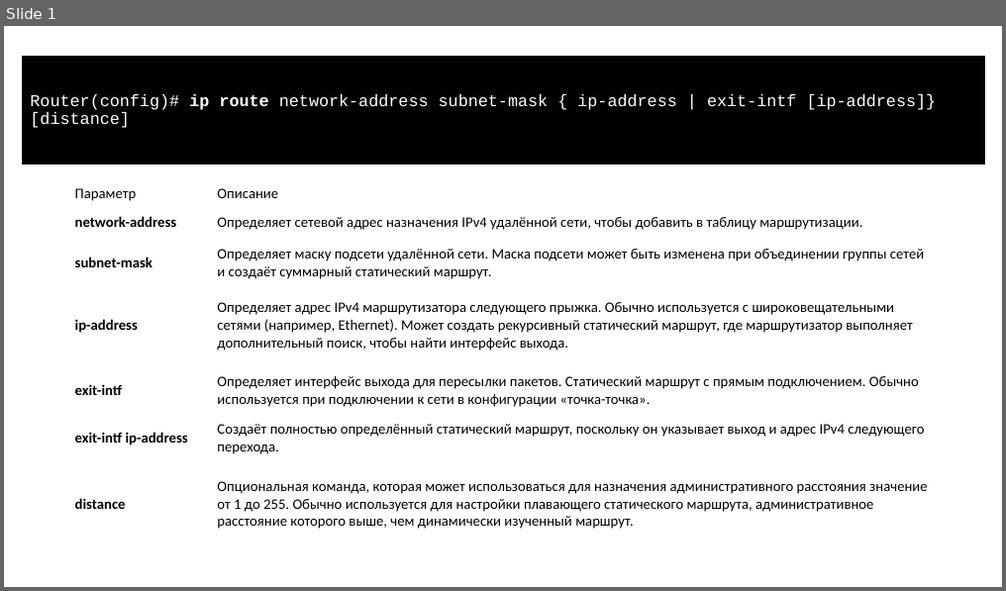
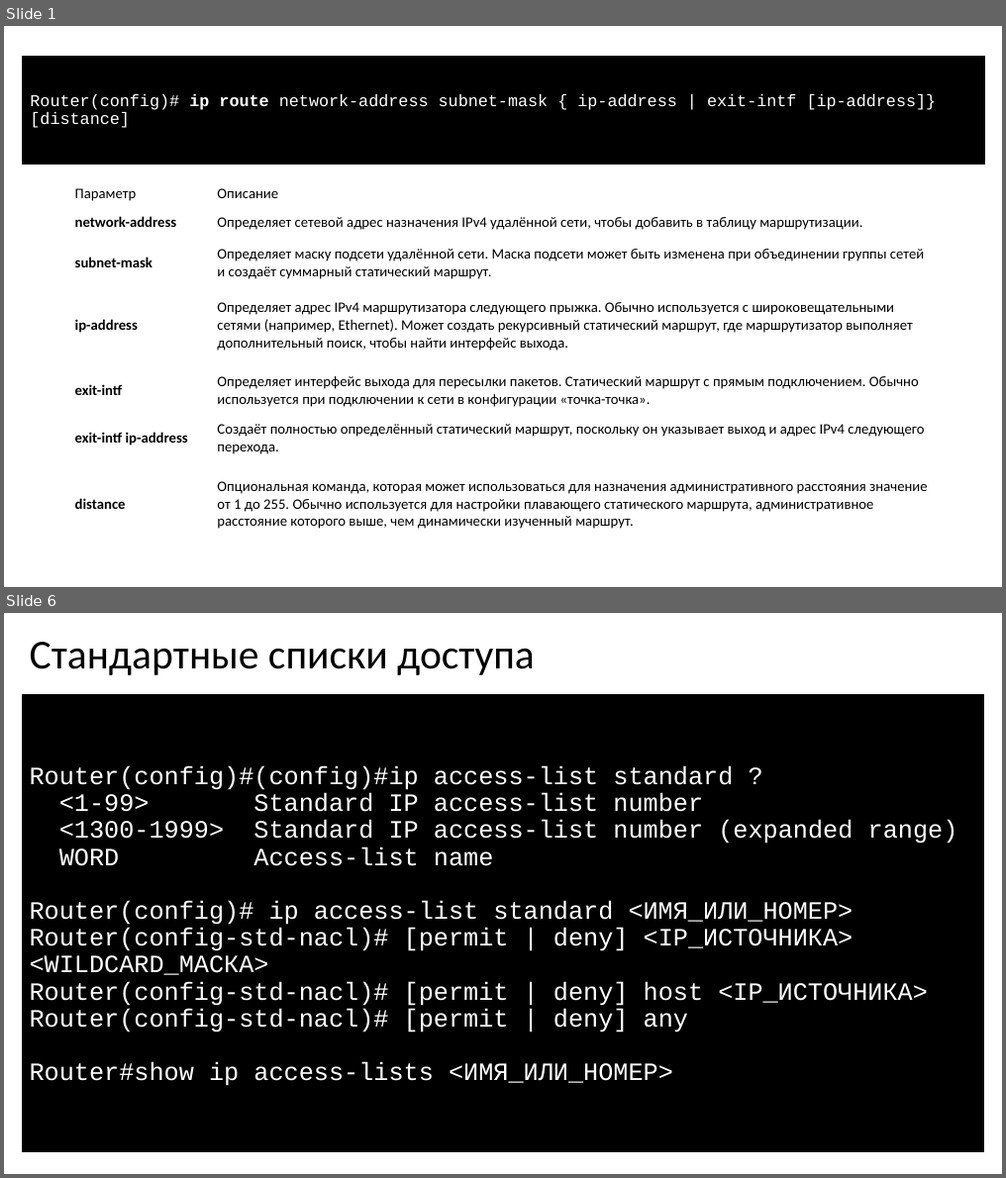
Before and after one commit to gas533/itn, a slide deck: 1.10 Practice/1.10 Practice.pptx. Shown one above the other, each under a label of ours: slide 1 before the commit, slides 1 and 6 after it; the slides between them are not shown. The pictures are 1006x591 and 1006x1178 pixels, drawn with LibreOffice and Linux fonts; fonts in the diff are those of the drawing. Boxes give left, top, right and bottom in pixels: in the first picture for what was removed or moved away, otherwise in the second. Text is boxed around its words. In the diff, an @@ line names an element or a change of style, - is before the commit and + after.

```diff
--- a/1.10 Practice/1.10 Practice.pptx
+++ b/1.10 Practice/1.10 Practice.pptx
@@ slide 6 added at bbox=[4, 613, 1002, 1174], background #FFFFFF @@
@@ title added at bbox=[30, 642, 535, 675], 39.6 pt, text #000000 @@
+Стандартные списки доступа
@@ rectangle added at bbox=[22, 694, 985, 1153], fill #000000, outline #000000 0.75 pt, 24 pt, text #FFFFFF @@
+Router(config)#(config)#ip access-list standard ?
+<1-99> Standard IP access-list number
+<1300-1999> Standard IP access-list number (expanded range)
+WORD Access-list name
+Router(config)# ip access-list standard <ИМЯ_ИЛИ_НОМЕР>
+Router(config-std-nacl)# [permit | deny] <IP_ИСТОЧНИКА> <WILDCARD_МАСКА>
+Router(config-std-nacl)# [permit | deny] host <IP_ИСТОЧНИКА>
+Router(config-std-nacl)# [permit | deny] any
+Router#show ip access-lists <ИМЯ_ИЛИ_НОМЕР>
```
Also in this commit, not shown: 1 slide changed, 10 other slides added, 12 other files.
